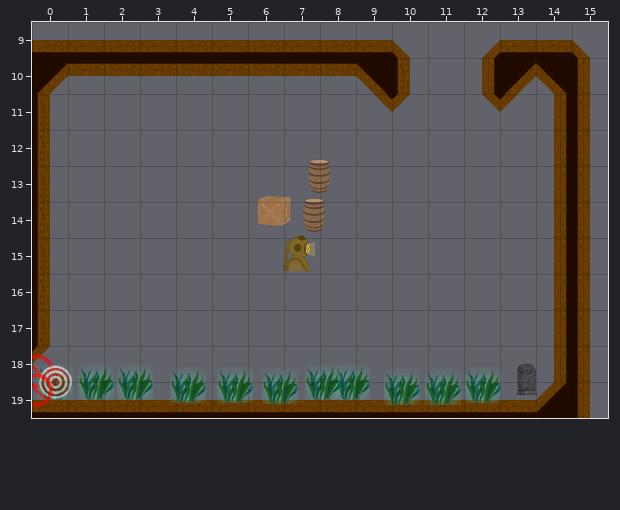
Two states of a Tiled map (JSON), core/assets/levels/test_level.json. This is how it looked before the edit.
Cells are 100x100 px. Shown: x 0..15, y 9..19.
And afterwards:
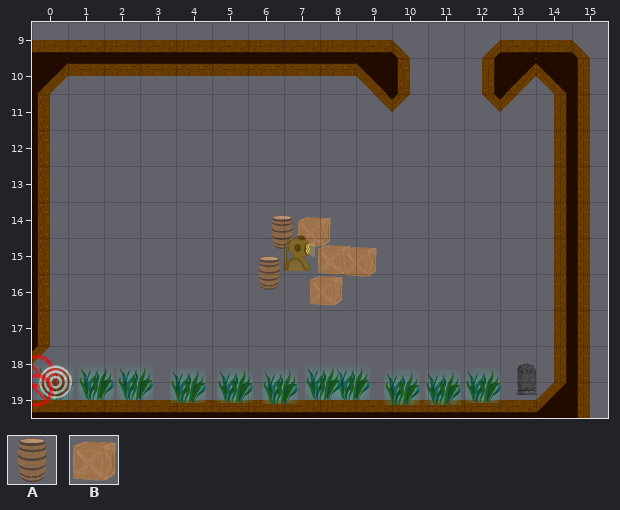
Key: from "old_ship_tileset": A 13, B 23.
Objects are placed by their top-left corner, in cells (3,4 is the top-left corner of cell 3,4); size is 1x1 cell unless given.
Difference:
Layer "objects":
A new object: B at 7.3,14.3.
A new object: A at 6.4,14.3.
A new object: B at 7.9,15.1.
A new object: B at 8.6,15.1.
A new object: A at 6.1,15.5.
A new object: B at 7.7,16.
Object A at 7.5,12.8 is removed.
Object B at 6.2,13.7 is removed.
Object A at 7.3,13.9 is removed.
Pixel boxes of the changes (left, top, right, bottom) in both pictures:
changed: (258, 159, 377, 306)
